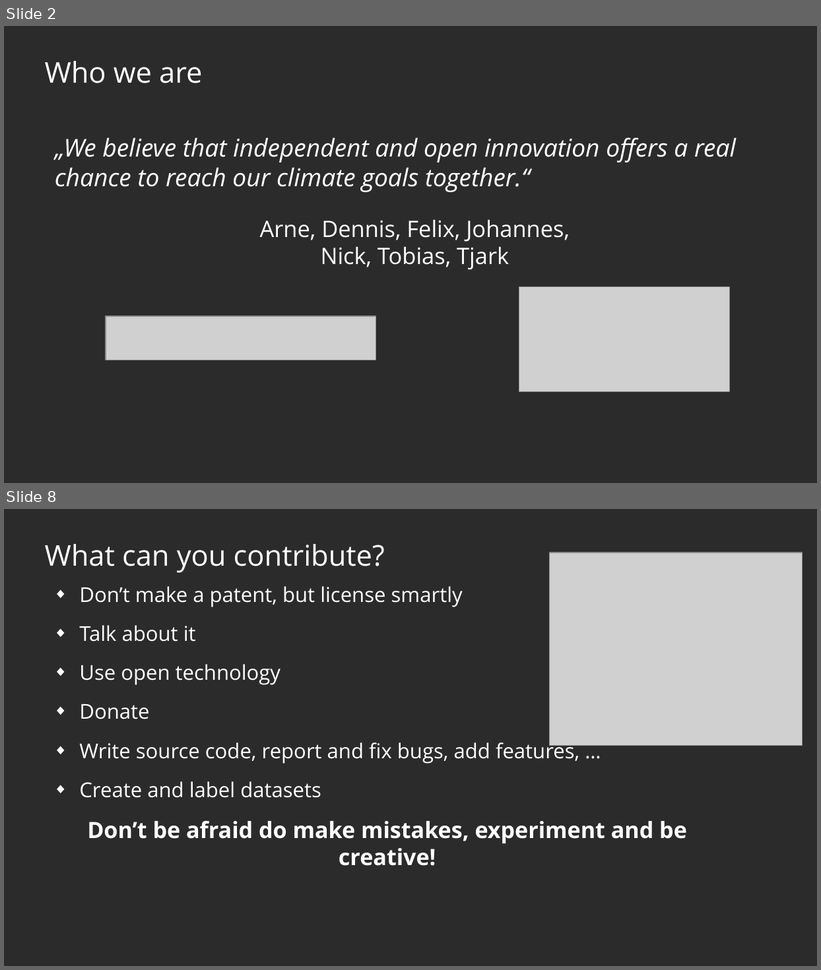
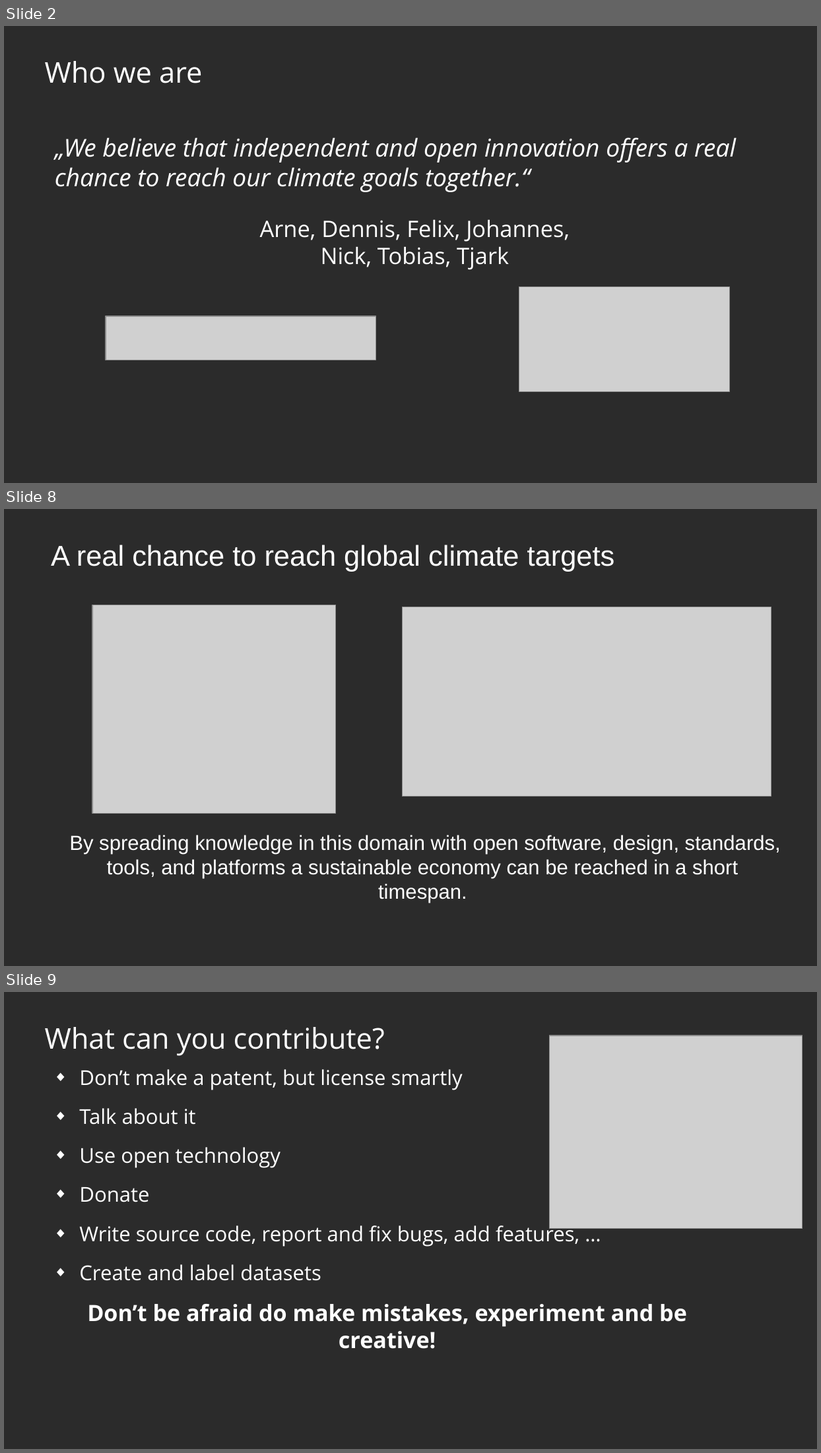
Before and after one commit to protontypes/documents, a slide deck: slides/2020-11-02_protontypes_GeneralSlides_R03.odp. Shown one above the other, each under a label of ours: slides 2 and 8 before the commit, slides 2, 8 and 9 after it; the slides between them are not shown. The pictures are 821x970 and 821x1453 pixels, drawn with LibreOffice and Linux fonts; fonts in the diff are those of the drawing; grey boxes stand for pictures; background and template pictures are left out; a plain dark background stands for a picture behind light text. Boxes give left, top, right and bottom in pixels: in the first picture for what was removed or moved away, otherwise in the second. Text is boxed around its words. In the diff, an @@ line names an element or a change of style, - is before the commit and + after.

```diff
--- a/slides/2020-11-02_protontypes_GeneralSlides_R03.odp
+++ b/slides/2020-11-02_protontypes_GeneralSlides_R03.odp
@@ slide 8 added at (x1=4, y1=509, x2=817, y2=966), background picture (left out) @@
@@ title added at (x1=51, y1=545, x2=615, y2=572), 28 pt, text #FFFFFF @@
+A real chance to reach global climate targets
@@ picture added at (x1=92, y1=605, x2=336, y2=814) @@
@@ picture added at (x1=403, y1=607, x2=772, y2=797) @@
@@ text added at (x1=69, y1=835, x2=781, y2=903), 20 pt, text #FFFFFF @@
+By spreading knowledge in this domain with open software, design, standards, tools, and platforms a sustainable economy can be reached in a short timespan.
@@ what was slide 8 is now slide 9 @@
```
Also in this commit, not shown: 4 slides changed, 1 other slide added, 1 slide removed, 1 other file.
